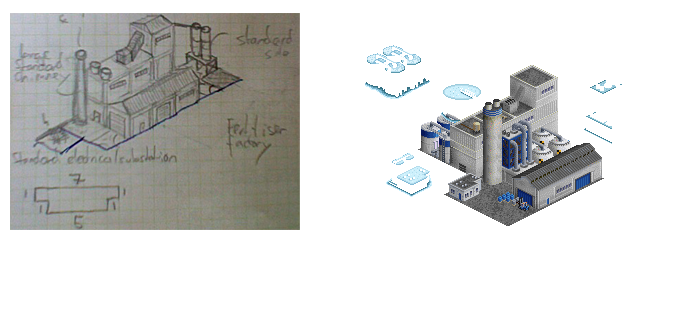
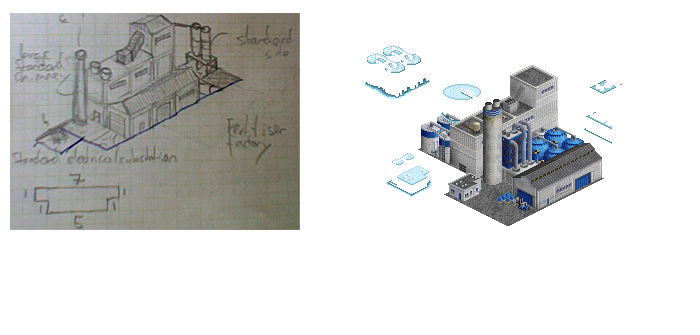
The second 700 × 335 image is a revision of the first. Changes to its layers:
added layer "Layer 13" in group "spherical tanks" over [526, 126, 584, 163]
